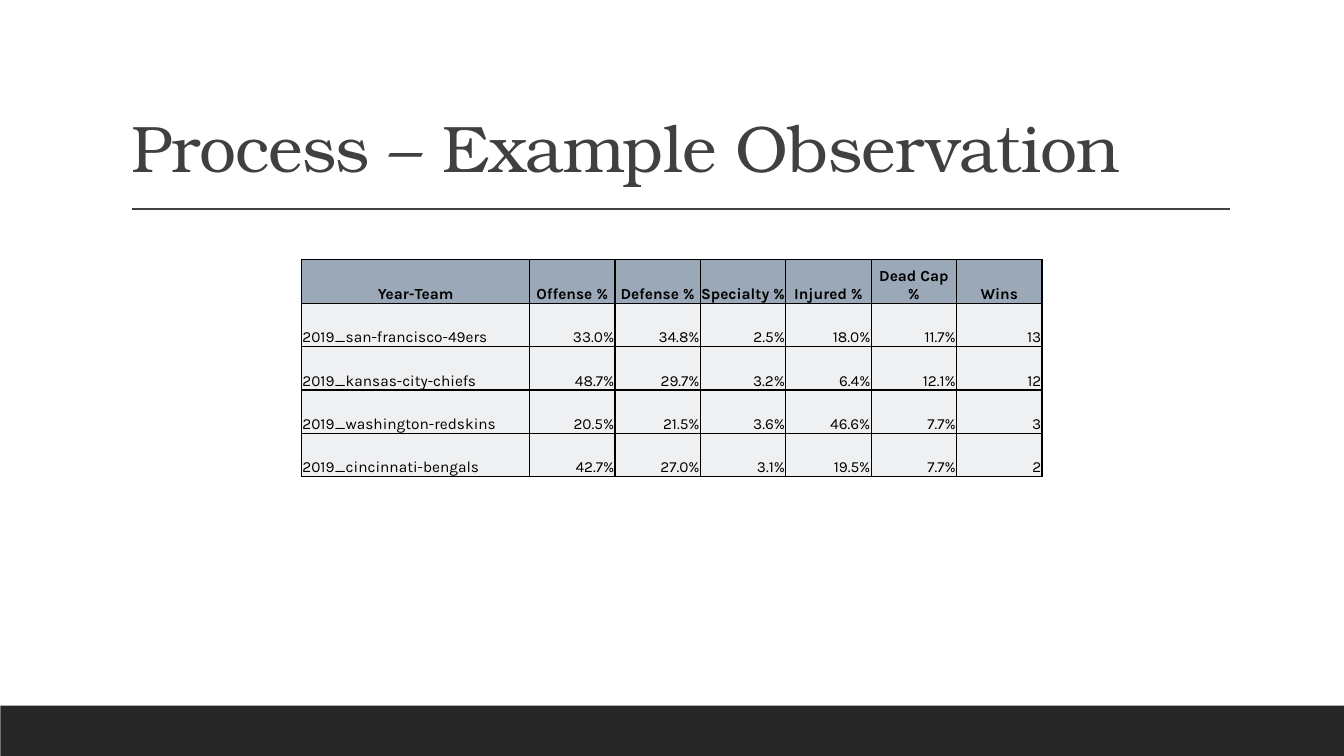
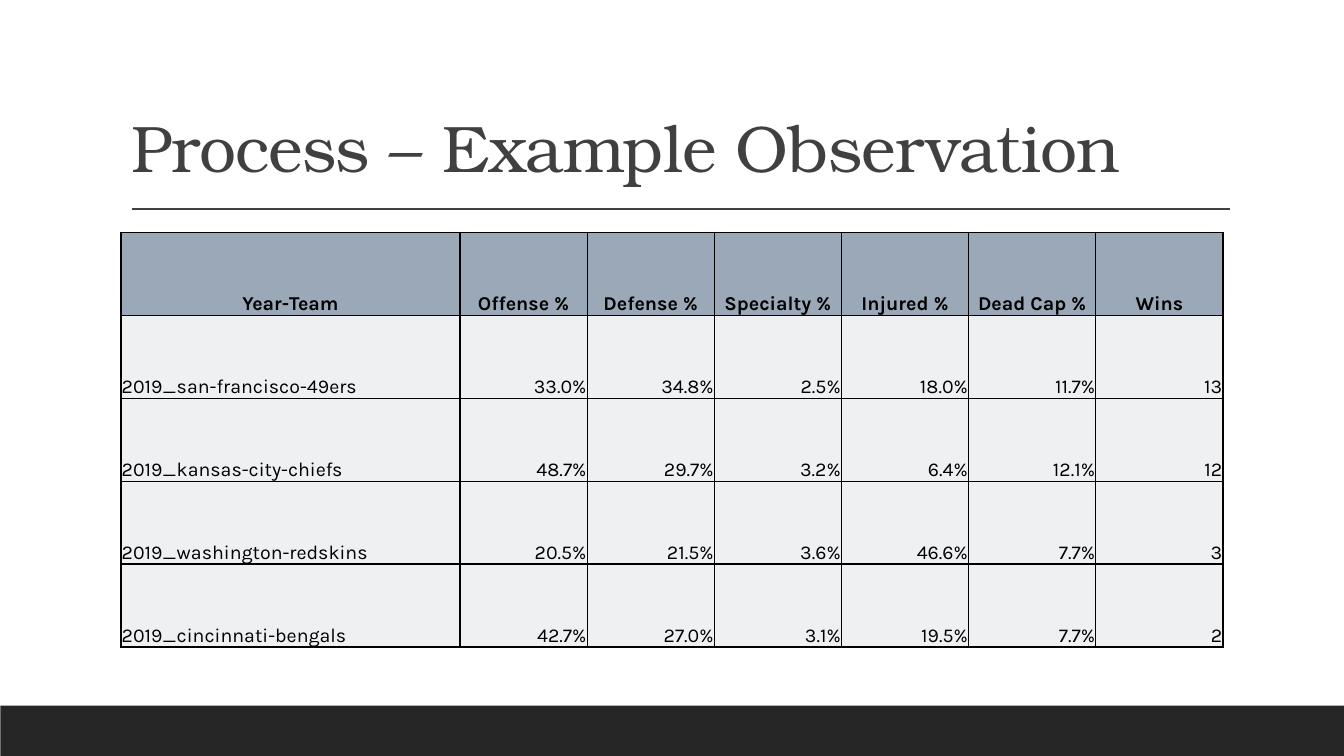
Before and after one commit to jwattier/nycdsa_web_scrape_project, a slide deck: slide 10 of web_scrape_ppt_jwattier – How NFL teams spend.pptx. Drawn at 1344x756 pixels with LibreOffice and Linux fonts; fonts in the diff are those of the drawing. Boxes give left, top, right and bottom in pixels: in the first picture for what was removed or moved away, otherwise in the second. Text is boxed around its words. In the diff, an @@ line names an element or a change of style, - is before the commit and + after.

```diff
--- a/web_scrape_ppt_jwattier – How NFL teams spend.pptx
+++ b/web_scrape_ppt_jwattier – How NFL teams spend.pptx
@@ table at [121,233,1222,652] @@
@@ size 11 to 14 pt @@
@@ table: place and size @@
-table at [301,260,1044,481]
+table at [121,233,1222,652]
```
Also in this commit, not shown: 5 other slides changed, 1 slide added, 3 other files.
